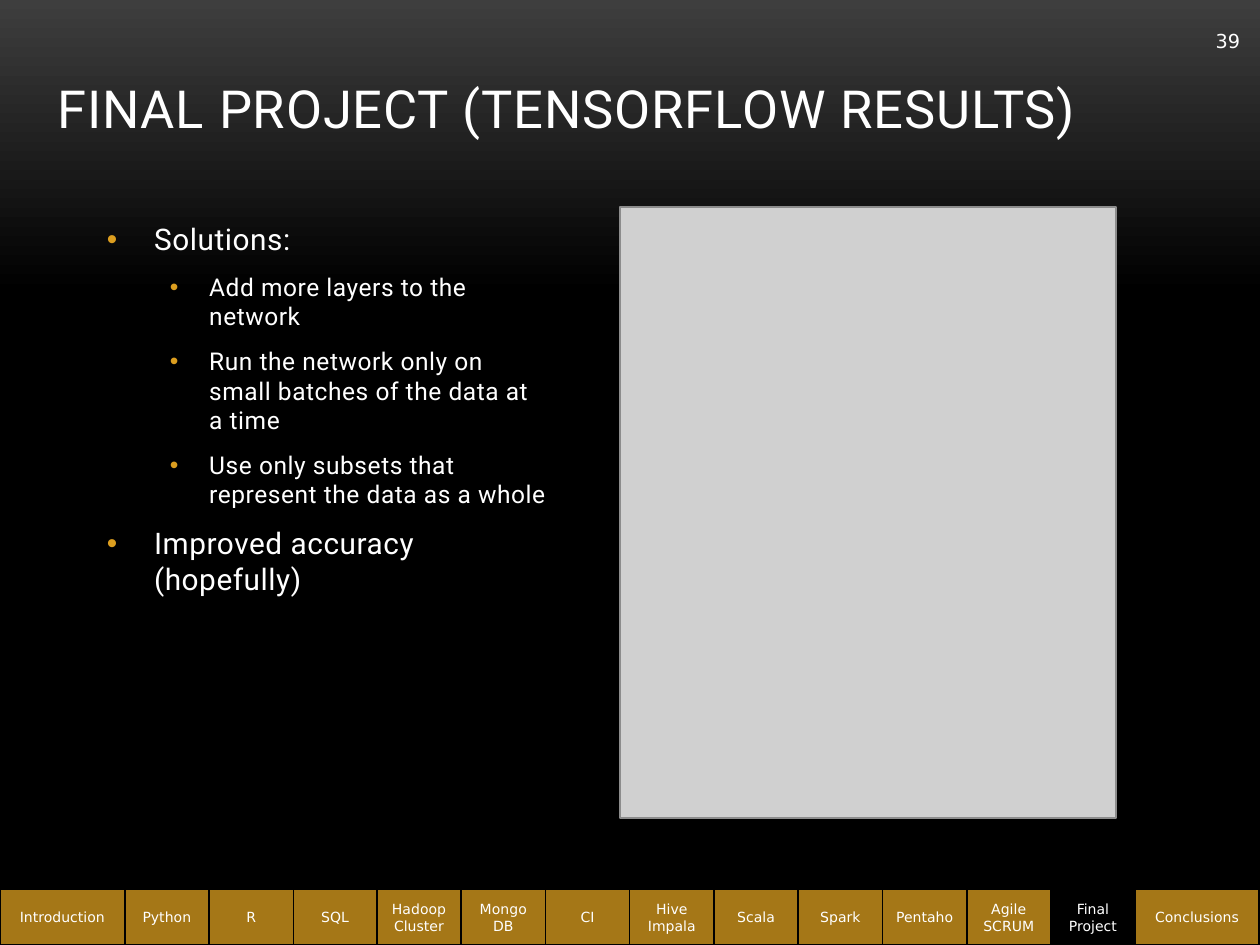
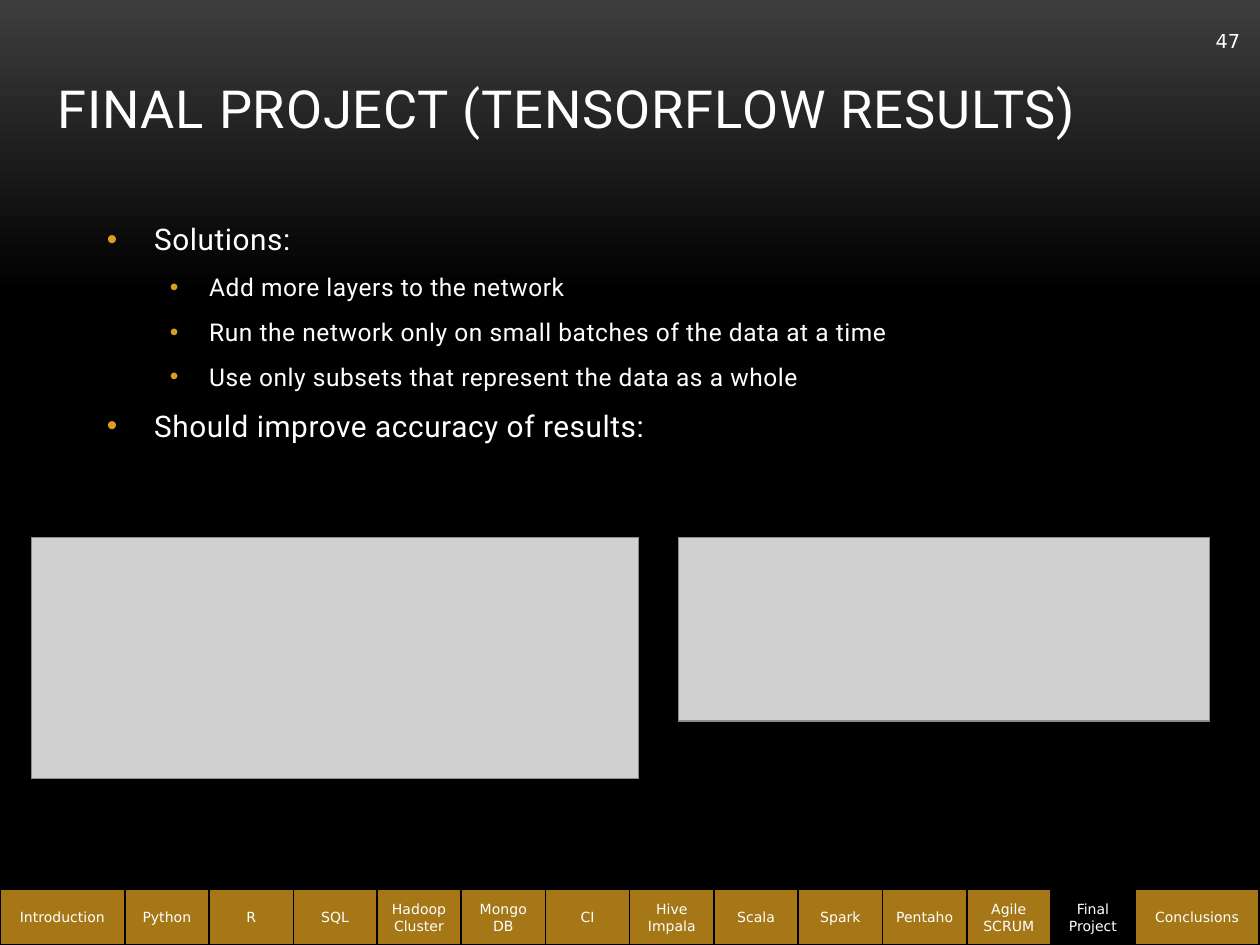
Before and after one commit to abe1ge/teletubbiesQAC, a slide deck: slide 47 of FinalPresentation.pptx (slide 39 before the commit). Drawn at 1260x945 pixels with LibreOffice and Linux fonts; fonts in the diff are those of the drawing; grey boxes stand for pictures; background and template pictures are left out. Boxes give left, top, right and bottom in pixels: in the first picture for what was removed or moved away, otherwise in the second. Text is boxed around its words. In the diff, an @@ line names an element or a change of style, - is before the commit and + after.

```diff
--- a/FinalPresentation.pptx
+++ b/FinalPresentation.pptx
@@ page number at [1216, 34, 1240, 48]: text changed @@
-39
+47
@@ picture removed at [620, 207, 1116, 818] @@
@@ text at [154, 414, 644, 444]: text changed @@
-• Improved accuracy (hopefully)
+• Should improve accuracy of results:
@@ picture added at [32, 537, 639, 779] @@
@@ picture added at [678, 537, 1210, 721] @@
```
Also in this commit, not shown: 10 other slides changed, 4 slides added.
